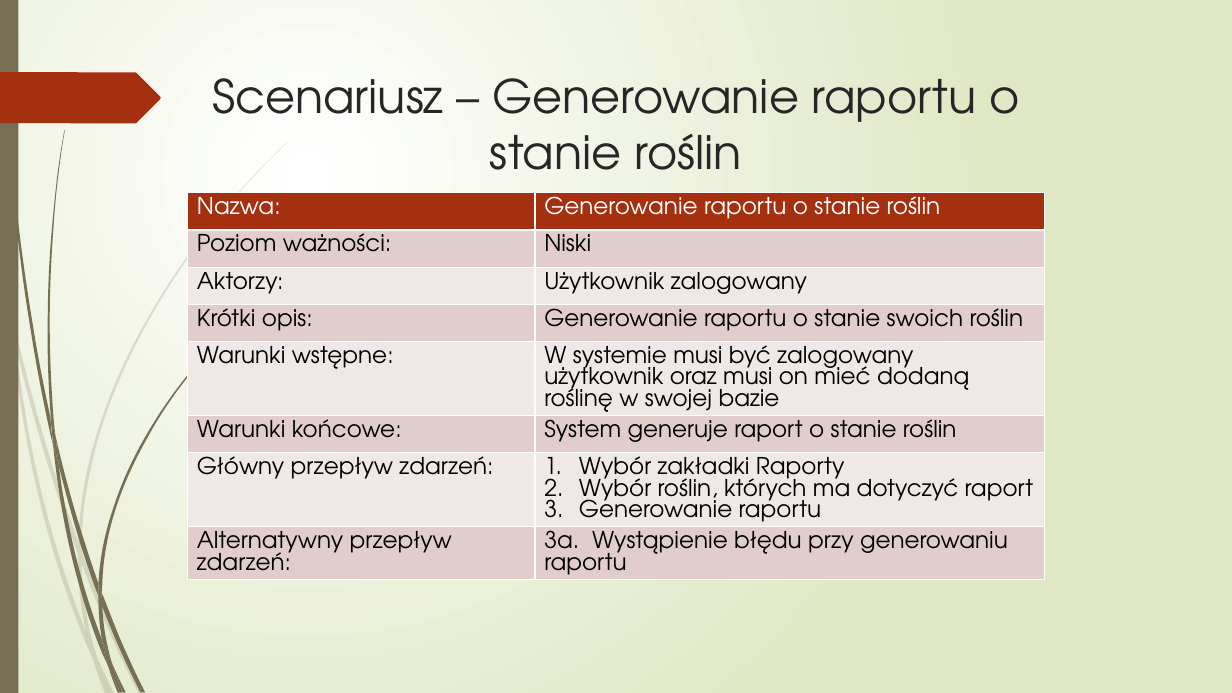
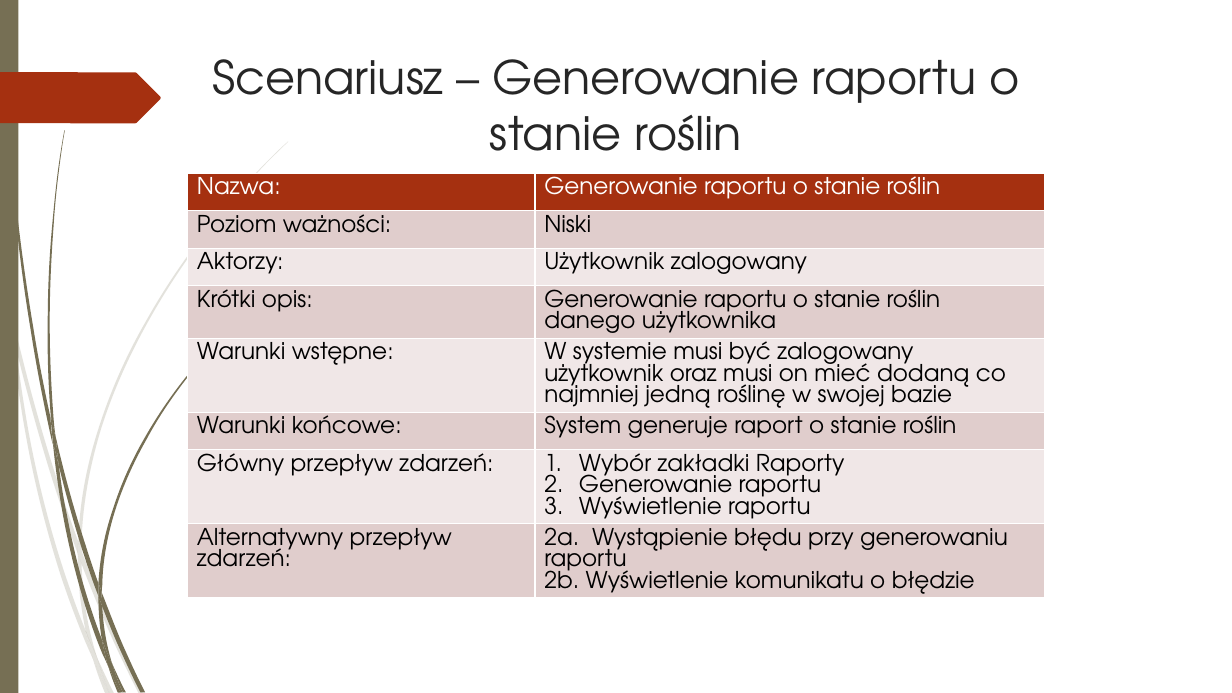
Before and after one commit to 247659/Plantify, a slide deck: slide 16 of Plantify.pptx (slide 19 before the commit). Drawn at 1232x693 pixels with LibreOffice and Linux fonts; fonts in the diff are those of the drawing. Boxes give left, top, right and bottom in pixels: in the first picture for what was removed or moved away, otherwise in the second. Text is boxed around its words. In the diff, an @@ line names an element or a change of style, - is before the commit and + after.

```diff
--- a/Plantify.pptx
+++ b/Plantify.pptx
@@ background gradient #FFFFFF to #DFE8C4 to #FFFFFF @@
@@ title "Scenariusz – Generowanie raportu o ...": place and size @@
-title "Scenariusz – Generowanie raportu o ..." at box(212, 78, 1019, 170)
+title "Scenariusz – Generowanie raportu o ..." at box(212, 59, 1019, 151)
@@ table at box(188, 174, 1044, 665) @@
-row 4, column 2: Generowanie raportu o stanie swoich roślin
+row 4, column 2: Generowanie raportu o stanie roślin danego użytkownika
-row 5, column 2: W systemie musi być zalogowany użytkownik oraz musi on mieć dodaną roślinę w swojej bazie
+row 5, column 2: W systemie musi być zalogowany użytkownik oraz musi on mieć dodaną co najmniej jedną roślinę w swojej bazie
-row 7, column 2: Wybór zakładki Raporty / Wybór roślin, których ma dotyczyć raport / Generowanie raportu
+row 7, column 2: Wybór zakładki Raporty / Generowanie raportu / Wyświetlenie raportu
-row 8, column 2: 3a. Wystąpienie błędu przy generowaniu raportu
+row 8, column 2: 2a. Wystąpienie błędu przy generowaniu raportu / 2b. Wyświetlenie komunikatu o błędzie
@@ table: place and size @@
-table at box(188, 192, 1044, 656)
+table at box(188, 174, 1044, 665)
```
Also in this commit, not shown: 17 other slides changed, 4 slides added, 10 slides removed, 10 other files.
